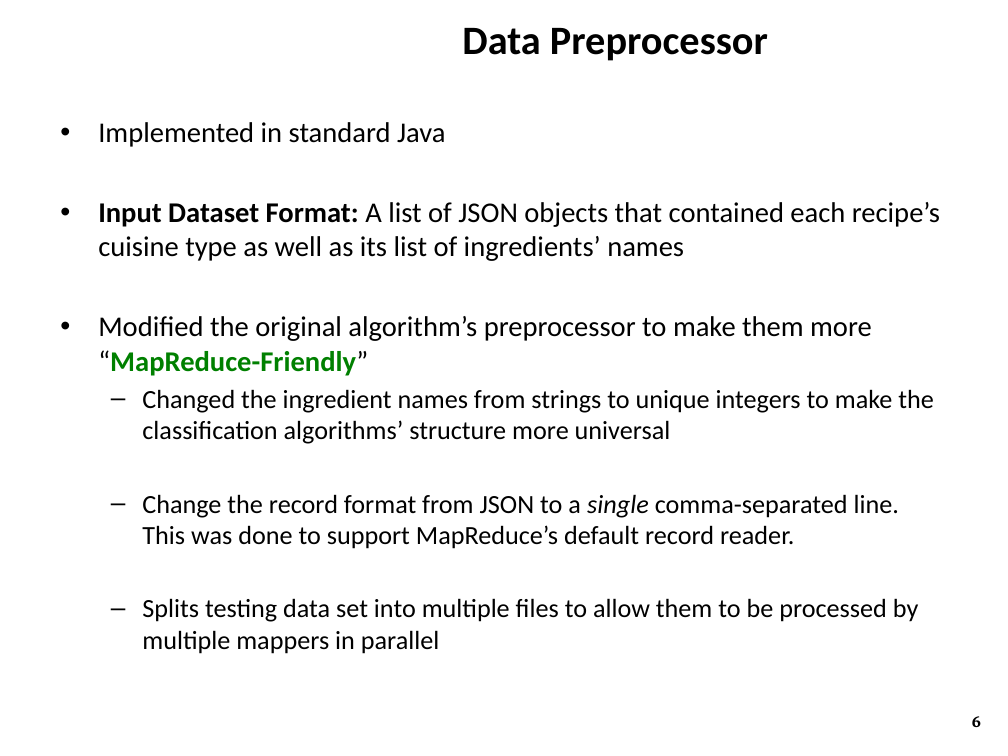
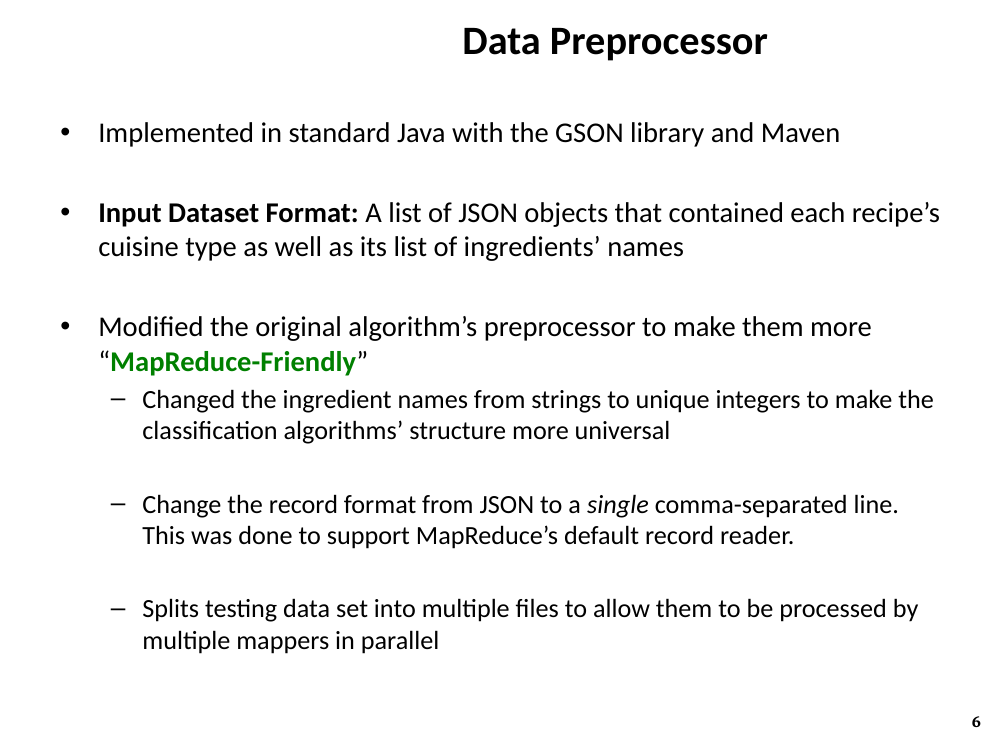
Before and after one commit to ZaydH/CS286_Project, a slide deck: slide 6 of Presentation/CS286 - Ensemble Classifier on AWS.pptx. Drawn at 1008x756 pixels with LibreOffice and Linux fonts; fonts in the diff are those of the drawing; background and template pictures are left out. Boxes give left, top, right and bottom in pixels: in the first picture for what was removed or moved away, otherwise in the second. Text is boxed around its words. In the diff, an @@ line names an element or a change of style, - is before the commit and + after.

Commit message:
Updates to the slides including adding both Bernoulli and Multinomial NB. Updates to the list of references in the presentation. Mentioning explicitly the use of maven for the preprocessor. Mentioning the use of strategy pattern for Bernoulli and Multinomial NB. Updating the Oozie workflow to include both Bernoulli and Multinomail NB.

```diff
--- a/Presentation/CS286 - Ensemble Classifier on AWS.pptx
+++ b/Presentation/CS286 - Ensemble Classifier on AWS.pptx
@@ text at bbox=[98, 122, 840, 147]: text changed @@
-• Implemented in standard Java
+• Implemented in standard Java with the GSON library and Maven
```
Also in this commit, not shown: 5 other slides changed, 1 other file.
